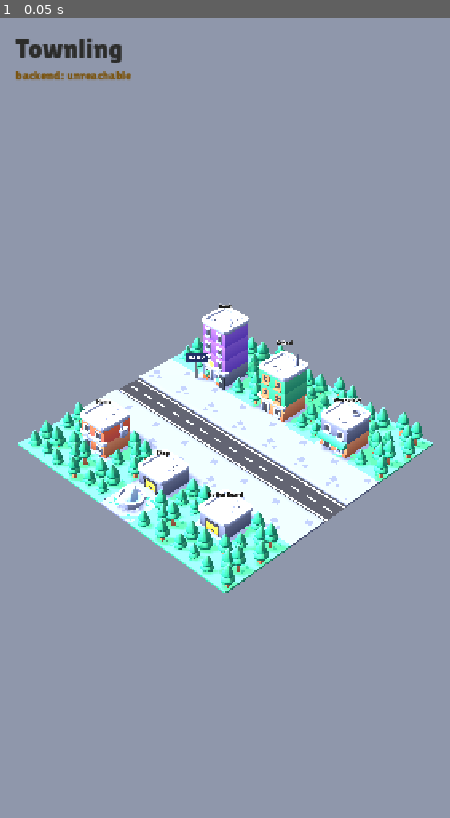
Above: before the commit, frame 1.
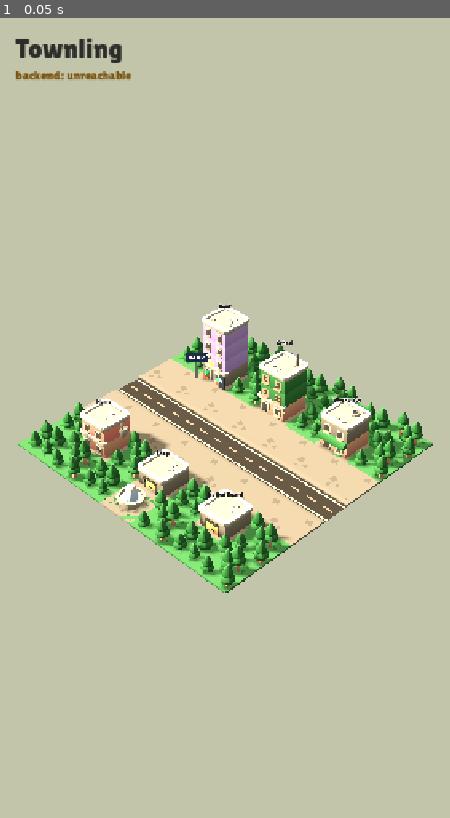
Above: after the commit, the same moment.

Repository: ayeshaverdan/townling
Game: Godot game, scene res://scenes/diorama.tscn
Two runs of this game, one before a commit and one after it. Both use one fixed random seed, a clock stepped at 60 frames per second and the inputs below.
Inputs:
- Up to frame 1 (0.05 s): no input

The runs differ from the first frame. In frame 1, 98% of the frame differs, in the area x 0-100%, y 0-100%.

Commit message:
Warm sun-drenched mood: surgical colormap remap + reference lighting
Complete look-dev pass targeting the warm reference image, built on
researched stylized-lighting practice (subtly warm key, cooler ambient
contrast, saturated light colours avoided):

- Colormap: surgical per-family remap instead of a global filter — greens
  shift to olive/leaf green (real trees, not mint), neutrals to warm
  tan/greige (pavement #bfb4a4 ≈ reference #bdb2a6, road warm brown, cream
  roofs), blues to soft blue-grey, purples to lavender, warm bands to
  peach/cream/terracotta at fuller saturation.
- Lighting: gently golden sun (#fff1dc, never a saturated hex) at a LOWER
  elevation (-38°) for long soft grounding shadows (opacity 0.9, blur 1.5),
  sage-grey ambient cooler than the key for temperature contrast, warm sage
  backdrop, filmic tonemap.

Co-Authored-By: Claude Opus 4.8 <noreply@anthropic.com>

Diff:
--- a/game/scripts/diorama.gd
+++ b/game/scripts/diorama.gd
@@ -100,28 +100,25 @@
 # --- Scene construction ----------------------------------------------------
 
 func _setup_light() -> void:
-	# Cosy warm afternoon, matching the reference: golden key light, soft
-	# shadows, a warm ambient fill so pastels stay soft, muted blue-grey sky.
-	# Lighting replicated from Kenney's own Starter Kit scene
-	# (scenes/main.tscn + main-environment.tres in the upstream repo):
-	# a plain WHITE sun with SOFTENED shadows (opacity 0.75), a strong cool
-	# blue-grey ambient fill, a deeper blue-grey sky, and filmic tonemapping.
-	# That combination — not tinted lights — is what produces the kit's soft,
-	# cosy screenshot look. (Their SSAO/glow need Forward+; skipped on web.)
-	sun.rotation = Vector3(deg_to_rad(-50.0), deg_to_rad(-55.0), 0.0)
+	# Warm sun-drenched afternoon (target reference + researched practice:
+	# key light subtly warm — never a saturated hex — ambient slightly cooler
+	# for contrast, softened shadows). The LOW sun elevation is what gives the
+	# long, soft shadows that ground the diorama; the warm-sage backdrop and
+	# the colormap's warm families carry the mood.
+	sun.rotation = Vector3(deg_to_rad(-38.0), deg_to_rad(-55.0), 0.0)
 	sun.light_energy = 1.0
-	sun.light_color = Color(1, 1, 1)
+	sun.light_color = Color("fff1dc")     # gently golden, ~5000K
 	sun.shadow_enabled = true
-	sun.shadow_opacity = 0.75
-	sun.shadow_blur = 1.0
-
-	# Single-sun setup, as upstream; the counter-fill stays off.
+	sun.shadow_opacity = 0.9
+	sun.shadow_blur = 1.5
+
+	# Single-sun setup; the counter-fill stays off.
 	($Sun2 as DirectionalLight3D).visible = false
 
 	var env := ($WorldEnvironment as WorldEnvironment).environment
-	env.background_color = Color(0.560784, 0.592157, 0.670588)      # kenney sky
-	env.ambient_light_color = Color(0.662745, 0.694118, 0.772549)   # cool fill
-	env.ambient_light_energy = 0.75
+	env.background_color = Color("c2c5aa")           # warm sage backdrop
+	env.ambient_light_color = Color("c6c8bc")        # sage-grey fill, cooler than sun
+	env.ambient_light_energy = 0.45
 	env.tonemap_mode = Environment.TONE_MAPPER_FILMIC
 
 
Binary file changed: game/assets/kenney/Textures/colormap.png
